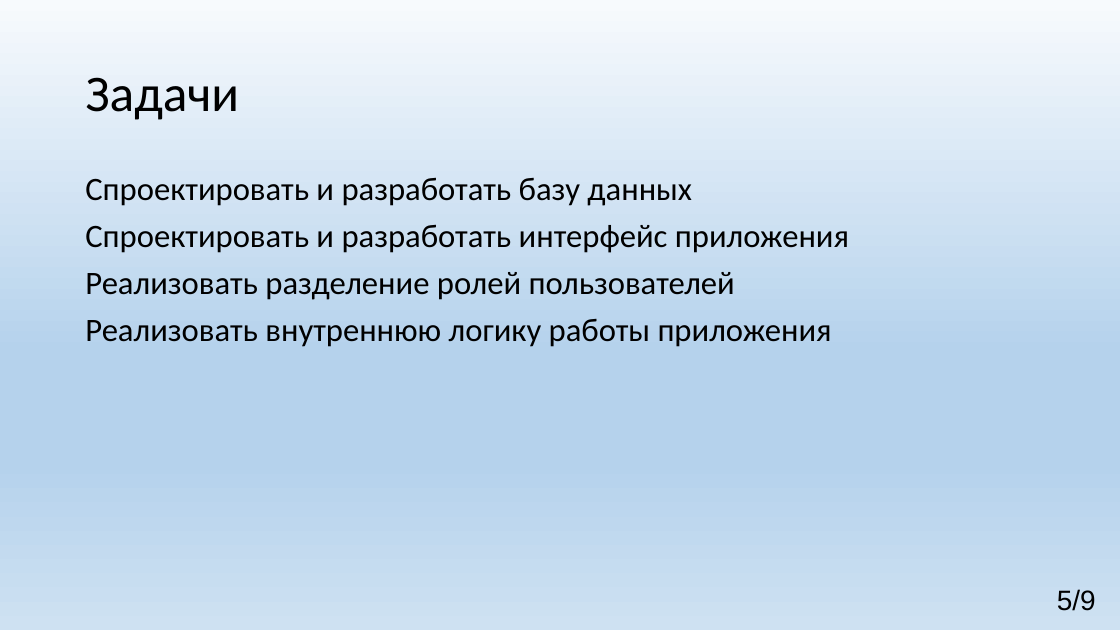
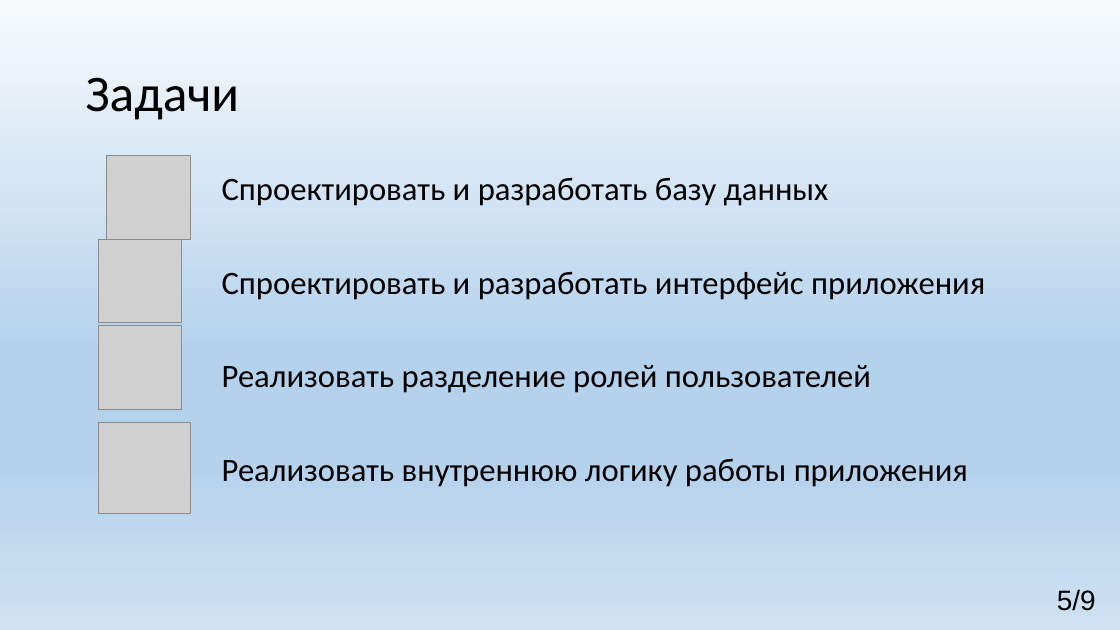
Before and after one commit to imStydent/Documents, a slide deck: slide 5 of Презентаци 2.pptx. Drawn at 1120x630 pixels with LibreOffice and Linux fonts; fonts in the diff are those of the drawing; grey boxes stand for pictures. Boxes give left, top, right and bottom in pixels: in the first picture for what was removed or moved away, otherwise in the second. Text is boxed around its words. In the diff, an @@ line names an element or a change of style, - is before the commit and + after.

```diff
--- a/Презентаци 2.pptx
+++ b/Презентаци 2.pptx
@@ picture added at box(107, 155, 191, 239) @@
@@ text "Спроектировать и разработать базу данных" rewrapped from box(85, 177, 849, 347) to box(222, 177, 985, 487) @@
@@ picture added at box(98, 239, 182, 323) @@
@@ picture added at box(98, 326, 182, 410) @@
@@ picture added at box(98, 422, 190, 513) @@
```
Also in this commit, not shown: 6 other slides changed, 13 other files.
